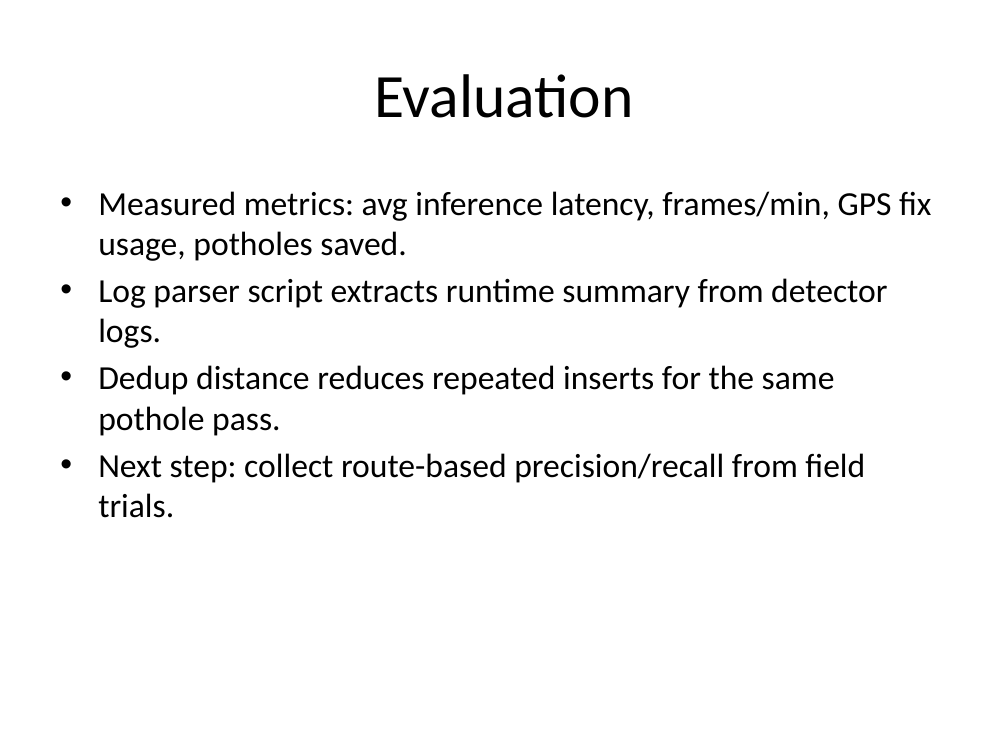
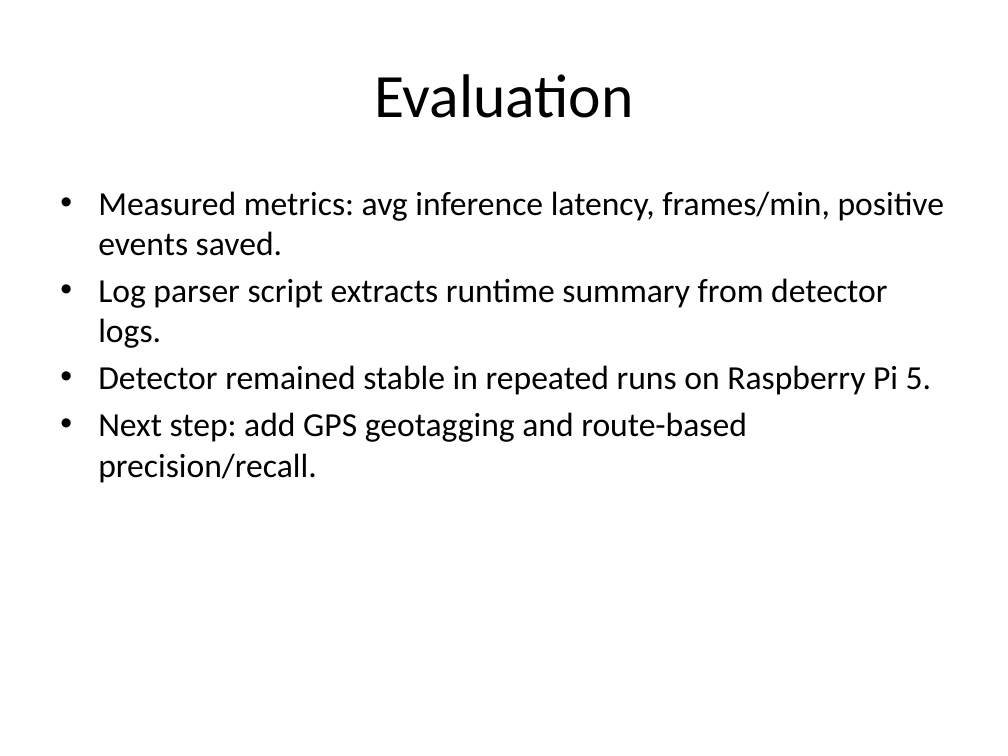
Before and after one commit to Josh7511/pothole-detection, a slide deck: slide 7 of Pothole_Detection_Presentation.pptx. Drawn at 1008x756 pixels with LibreOffice and Linux fonts; fonts in the diff are those of the drawing. Boxes give left, top, right and bottom in pixels: in the first picture for what was removed or moved away, otherwise in the second. Text is boxed around its words. In the diff, an @@ line names an element or a change of style, - is before the commit and + after.

```diff
--- a/Pothole_Detection_Presentation.pptx
+++ b/Pothole_Detection_Presentation.pptx
@@ text at (98, 191, 944, 256): text changed @@
-• Measured metrics: avg inference latency, frames/min, GPS fix usage, potholes saved.
+• Measured metrics: avg inference latency, frames/min, positive events saved.
@@ text at (98, 365, 931, 483): text changed @@
-• Dedup distance reduces repeated inserts for the same pothole pass.
-• Next step: collect route-based precision/recall from field trials.
+• Detector remained stable in repeated runs on Raspberry Pi 5.
+• Next step: add GPS geotagging and route-based precision/recall.
```
Also in this commit, not shown: 7 other slides changed, 5 other files.
